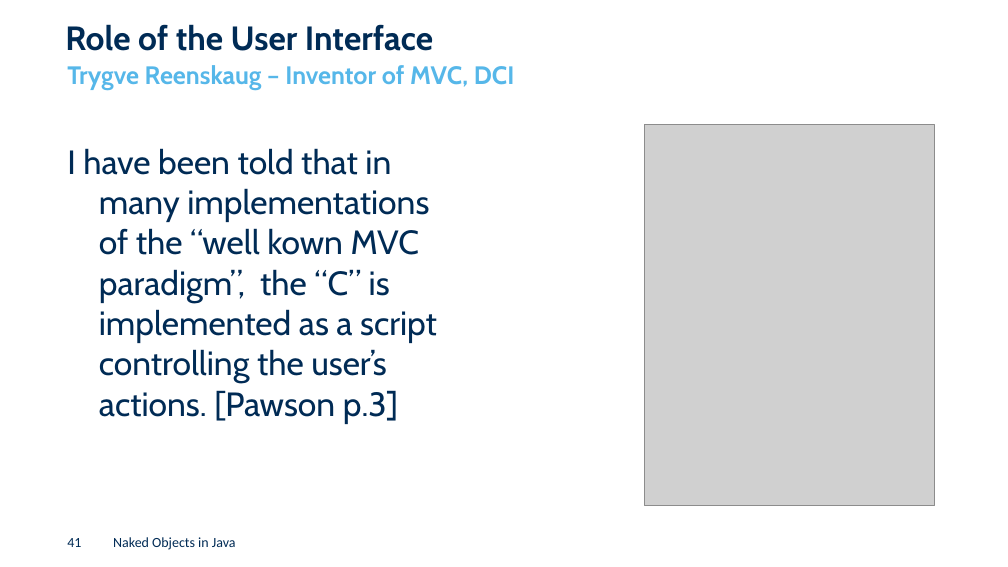
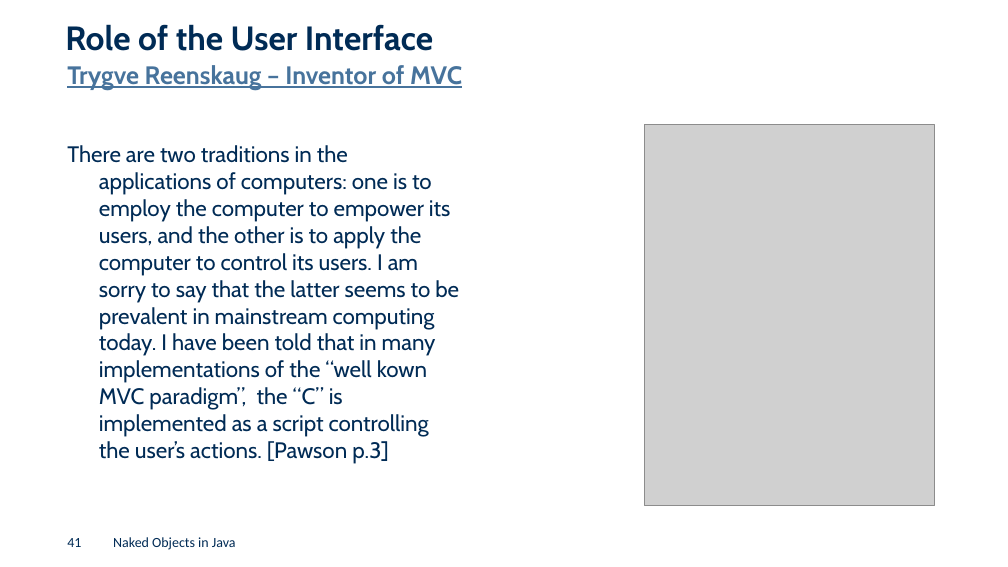
Before and after one commit to joerg-rade/dddsample-isis, a slide deck: slide 41 of NakedObjects.pptx. Drawn at 1008x567 pixels with LibreOffice and Linux fonts; fonts in the diff are those of the drawing; grey boxes stand for pictures; background and template pictures are left out. Boxes give left, top, right and bottom in pixels: in the first picture for what was removed or moved away, otherwise in the second. Text is boxed around its words. In the diff, an @@ line names an element or a change of style, - is before the commit and + after.

```diff
--- a/NakedObjects.pptx
+++ b/NakedObjects.pptx
@@ subtitle at (x1=67, y1=65, x2=462, y2=90): text changed; text colour #56B7E9 to #47739C @@
-Trygve Reenskaug – Inventor of MVC, DCI
+Trygve Reenskaug – Inventor of MVC
@@ text at (x1=67, y1=145, x2=459, y2=464): text changed; size 24 to 16 pt @@
-I have been told that in many implementations of the “well kown MVC paradigm”, the “C” is implemented as a script controlling the user’s actions. [Pawson p.3]
+There are two traditions in the applications of computers: one is to employ the computer to empower its users, and the other is to apply the computer to control its users. I am sorry to say that the latter seems to be prevalent in mainstream computing today. I have been told that in many implementations of the “well kown MVC paradigm”, the “C” is implemented as a script controlling the user’s actions. [Pawson p.3]
```
Also in this commit, not shown: 16 other slides changed, 2 slides added, 1 slide removed, 4 other files.
